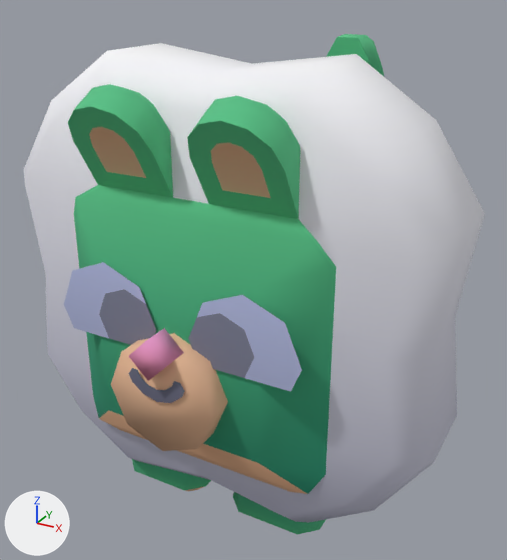
Two versions of the glTF model frontend/public/character_models/animal-lion.glb, one commit apart.
Before and after are seen from a camera (50 mm lens) standing at (1.2, -2.27, 1.97) and looking at (-0.09, 0.07, 0.8). Arrows for +X, +Y and +Z are at lower left; the lights stay in place. The first picture is the older version. Where no turn or scale is listed for an object, it has been applied to the vertices. Vertices at exactly the same position are counted once.

Objects in the first picture: 'body', 'leg-front-left', 'leg-front-right', 'tail'.
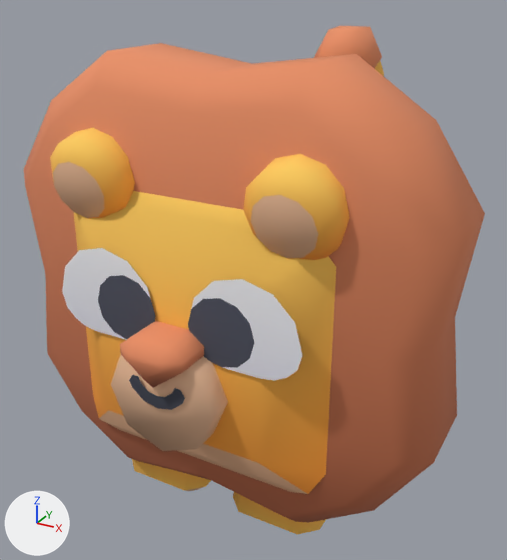
Location of each change, (x1, y1, x2, y2) in pixels of the pictures (507 x 560 px; the box of a moved part takes in the faces that stretch with it):
'tail', reshaped
    before: (326, 34, 384, 76)
    after: (314, 26, 384, 76)
part 1 of me_leg_front_right, surface changed (green to brown)
    both: (132, 459, 211, 490)
part 2 of me_body, moved or reshaped
    before: (129, 368, 185, 403)
    after: (129, 375, 185, 410)
part 3 of me_body, rebuilt (11% taller)
    before: (64, 262, 156, 345)
    after: (62, 248, 156, 340)
part 4 of me_body, rebuilt
    before: (189, 295, 302, 392)
    after: (188, 279, 302, 380)
part 5 of me_body, added (orange)
    after: (50, 128, 135, 218)
part 6 of me_body, added (orange)
    after: (243, 154, 350, 260)
part 7 of me_body, added (orange)
    after: (120, 321, 204, 388)
part 8 of me_body, deleted (pink)
    before: (129, 328, 184, 381)
part 9 of me_body, deleted (green)
    before: (68, 84, 300, 219)
part 10 of me_body, surface changed
    both: (24, 43, 485, 523)
part 11 of me_tail, moved or reshaped
    before: (326, 34, 380, 68)
    after: (314, 26, 382, 69)
part 12 of me_tail, surface changed
    before: (371, 49, 384, 76)
    after: (375, 59, 384, 76)
part 13 of me_leg_front_left, surface changed (green to brown)
    both: (233, 492, 326, 534)

Patch to the scene script:
```diff
--- a/frontend/public/character_models/animal-lion.glb.py
+++ b/frontend/public/character_models/animal-lion.glb.py
@@ me_leg_front_right @@
 me_leg_front_right.from_pydata(...)  # 24 vertices, 44 faces; spans x -0.188..0.188, y -0.188..0.188, z -0.3..0.006
 # used by ob_leg_front_right; location = (-0.25, -0.25, 0.3)
+# me_leg_front_right part 1: texture (UV) coordinates of 22 of 44 faces, centred in x -0.175..0.175, y -0.175..0.175, z -0.156..0.006, changed; they spanned u 0.84..0.84, v 0.27..0.43 and now span u 0.97..0.97, v 0.27..0.43
 me_leg_front_right.materials.append(mat_colormap)
@@ me_leg_front_left @@
 me_leg_front_left.from_pydata(...)  # 24 vertices, 44 faces; spans x -0.188..0.188, y -0.188..0.188, z -0.3..0.006
 # used by ob_leg_front_left; location = (0.25, -0.25, 0.3)
+# me_leg_front_left part 13: texture (UV) coordinates of 22 of 44 faces, centred in x -0.175..0.175, y -0.175..0.175, z -0.156..0.006, changed; they spanned u 0.84..0.84, v 0.27..0.43 and now span u 0.97..0.97, v 0.27..0.43
 me_leg_front_left.materials.append(mat_colormap)
@@ me_body @@
 # used by ob_body; location = (0.0, 0.0, 0.181)
-me_body.from_pydata(...)  # 252 vertices, 408 faces; spans x -0.83..0.83, y -0.77..0.62, z -0.1..1.55
+me_body.from_pydata(...)  # 299 vertices, 501 faces; spans x -0.83..0.83, y -0.8..0.62, z -0.1..1.55
+# me_body part 2: the loose piece of 16 vertices spanning x -0.11..0.11, y -0.74, z 0.51..0.61 is moved by (0.0, 0.0, -0.03)
+# me_body part 3: the loose piece of 12 vertices spanning x -0.46..-0.06, y -0.63, z 0.63..0.91 is rebuilt with 22 vertices and now spans x -0.46..-0.06, y -0.63, z 0.64..0.96
+# me_body part 4: the loose piece of 12 vertices spanning x 0.06..0.46, y -0.63, z 0.63..0.91 is rebuilt with 22 vertices and now spans x 0.06..0.46, y -0.63, z 0.64..0.96
+# me_body part 5: a new loose piece of 48 vertices spanning x -0.53..-0.22, y -0.62..-0.37, z 0.99..1.32, in mat_colormap
+# me_body part 6: a new loose piece of 48 vertices spanning x 0.22..0.53, y -0.62..-0.37, z 0.99..1.32, in mat_colormap
+# me_body part 7: a new loose piece of 19 vertices spanning x -0.12..0.12, y -0.8..-0.62, z 0.58..0.74, in mat_colormap
+# me_body part 8: the loose piece of 8 vertices spanning x -0.07..0.07, y -0.77..-0.67, z 0.61..0.75 is deleted
+# me_body part 9: 80 vertices removed from x -0.37..0.37, y -0.67..-0.37, z 1.12..1.48
+# me_body part 10: 188 kept faces spanning x -0.83..0.83, y -0.62..0.62, z -0.1..1.55 get new texture (UV) coordinates
 me_body.materials.append(mat_colormap)
@@ me_tail @@
 # used by ob_tail; location = (0.0, 0.548, 0.819)
-me_tail.from_pydata(...)  # 102 vertices, 200 faces; spans x -0.1..0.1, y 0.0..0.555, z -0.155..0.891
+me_tail.from_pydata(...)  # 108 vertices, 212 faces; spans x -0.14..0.14, y 0.0..0.555, z -0.155..0.927
+# me_tail part 11
+# 8 vertices are removed from x -0.05..0.1, y 0.212..0.307, z 0.712..0.891
+# 26 faces are deleted
+# 4 vertices move from x -0.1..0.1, y 0.218..0.295, z 0.712..0.804 to x -0.14..0.14, y 0.035..0.279, z 0.728..0.804
+# 9 vertices are added at x -0.07..0.14, y 0.027..0.295, z 0.676..0.927
+# 5 new vertices lie (0.14, 0.0, 0.0) away from vertices in x -0.07, y 0.031..0.295, z 0.676..0.927
+# 38 new faces join them
+# me_tail part 12: 174 kept faces spanning x -0.14..0.14, y 0.0..0.555, z -0.155..0.855 get new texture (UV) coordinates
 me_tail.materials.append(mat_colormap)
```
